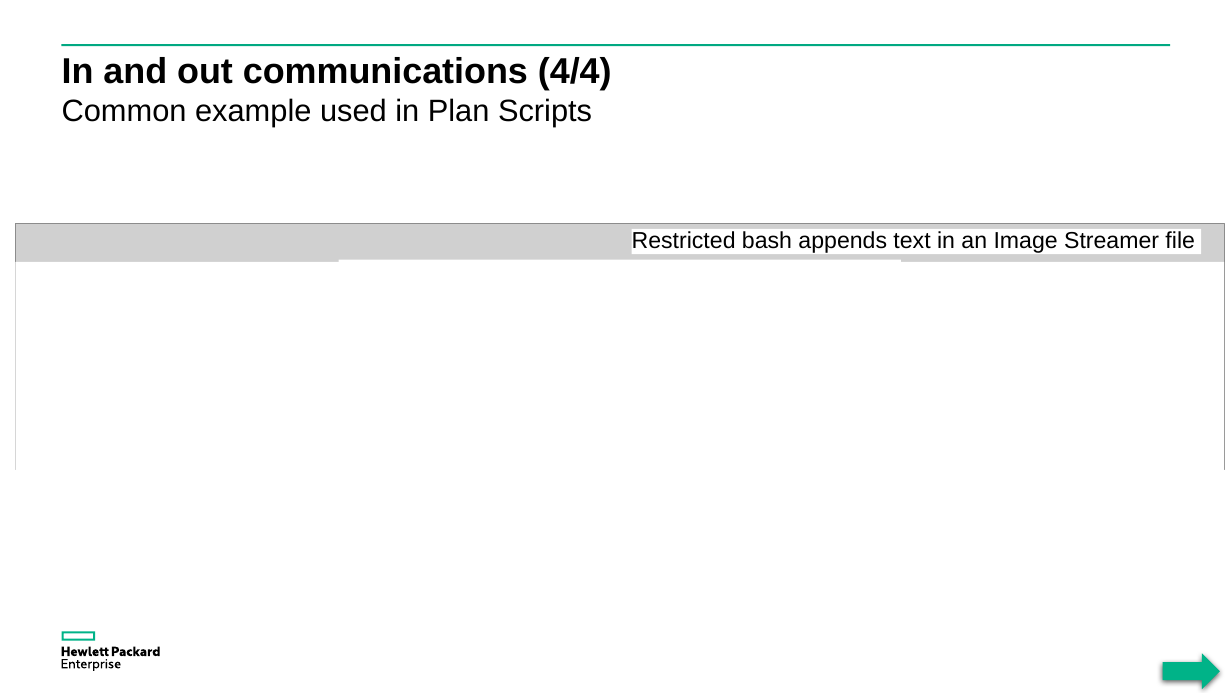
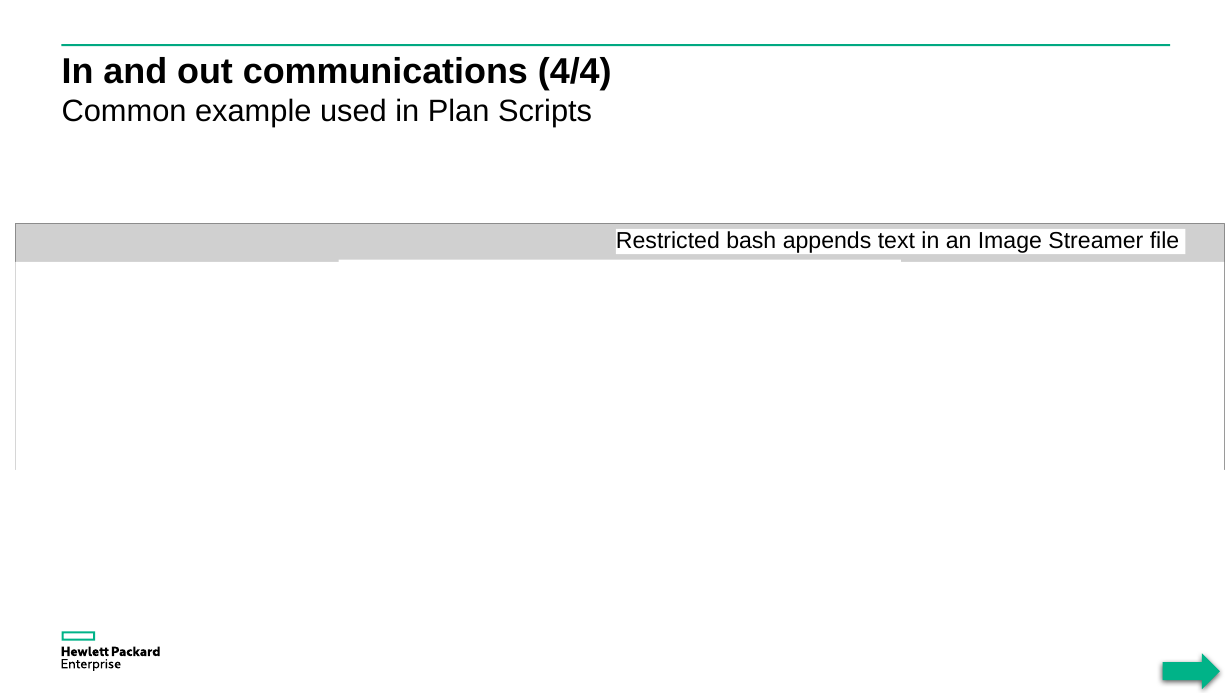
Before and after one commit to donzef/image-streamer-linux, a slide deck: slide 19 of docs/Guestfish-and-ImageStreamer.ppsx (slide 20 before the commit). Drawn at 1232x693 pixels with LibreOffice and Linux fonts; fonts in the diff are those of the drawing; grey boxes stand for pictures. Boxes give left, top, right and bottom in pixels: in the first picture for what was removed or moved away, otherwise in the second. Text is boxed around its words. In the diff, an @@ line names an element or a change of style, - is before the commit and + after.

```diff
--- a/docs/Guestfish-and-ImageStreamer.ppsx
+++ b/docs/Guestfish-and-ImageStreamer.ppsx
@@ rectangle "Restricted bash appends text in ...": place and size @@
-rectangle "Restricted bash appends text in ..." at box(632, 229, 1202, 254)
+rectangle "Restricted bash appends text in ..." at box(616, 229, 1186, 254)
```
Also in this commit, not shown: 14 other slides changed, 1 slide removed.
